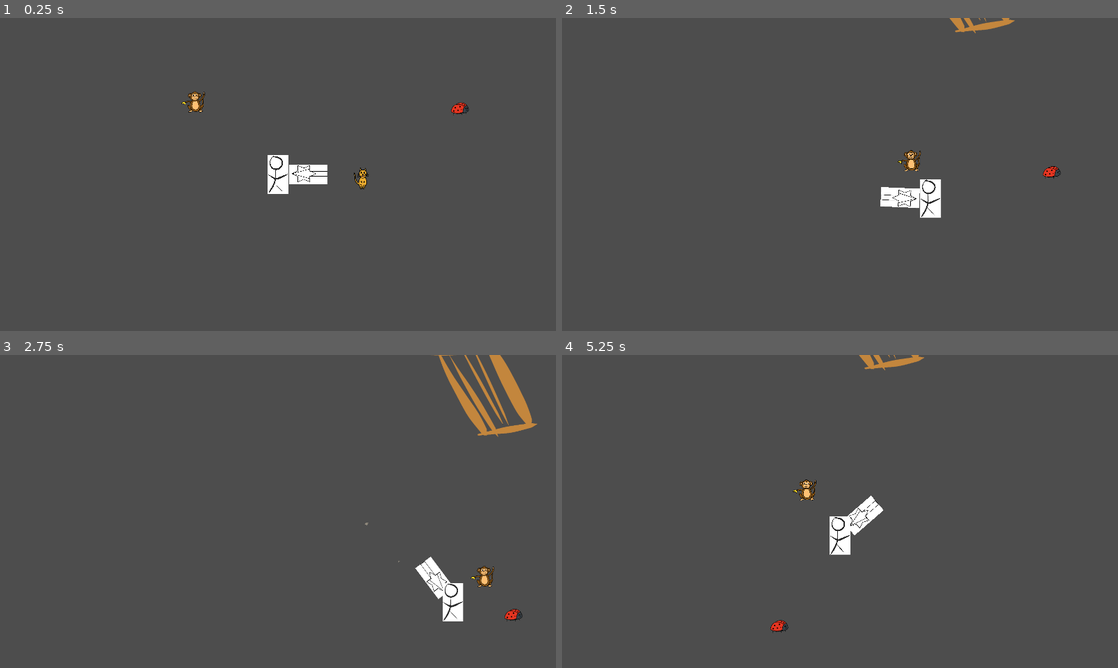
Above: before the commit, frames 1-4 (two rows, left to right).
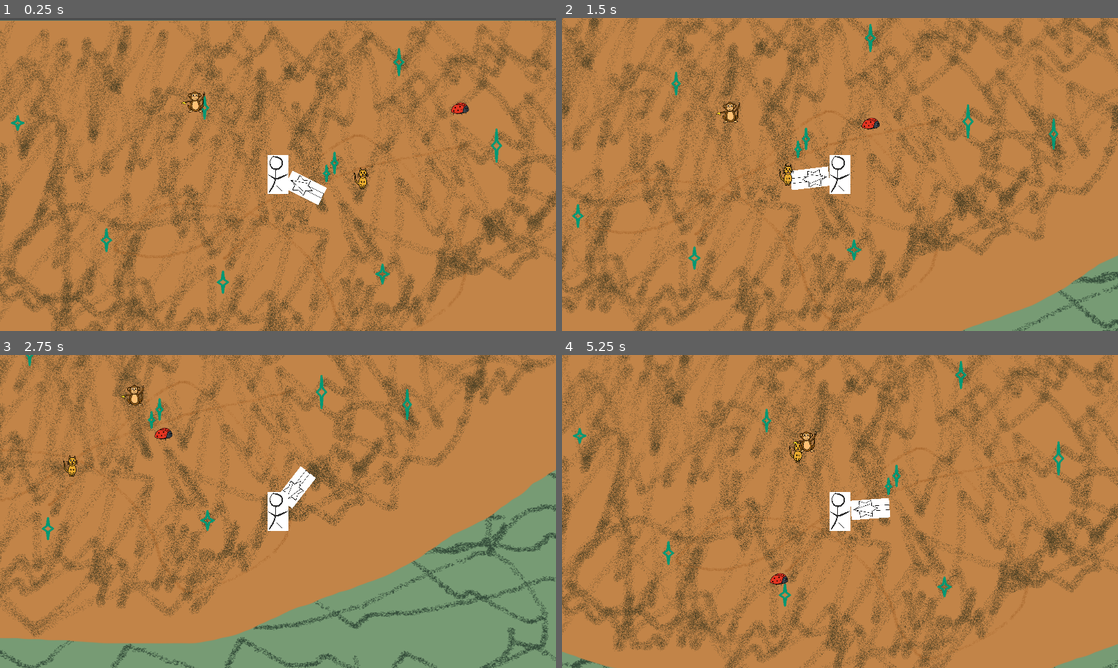
Above: after the commit, the same moments.

Repository: GeordieTomo/ludum-dare-58
Game: Godot game, scene res://world.tscn
Two runs of this game, one before a commit and one after it. Both use one fixed random seed, a clock stepped at 60 frames per second and the inputs below. This scene is started directly instead of the project's main scene.
Inputs (mouse positions are in pixels of both pictures, inside the frame that each line leads up to):
- Up to frame 1 (0.25 s): no input
- Up to frame 2 (1.5 s): move the mouse to (962, 158) at 0.52 s; hold D (move_right) 0.53-1.28 s; click (962, 158) at 0.67 s; move the mouse to (728, 190) at 1.27 s; hold S (move_down) from 1.28 s (still down); click (728, 190) at 1.42 s
- Up to frame 3 (2.75 s): move the mouse to (333, 442) at 2.02 s; release S (move_down) at 2.03 s; hold D (move_right) from 2.03 s (still down); click (333, 442) at 2.17 s
- Up to frame 4 (5.25 s): move the mouse to (812, 574) at 2.77 s; release D (move_right) at 2.78 s; hold W (move_up) 2.78-3.53 s; click (812, 574) at 2.92 s; move the mouse to (1006, 558) at 3.52 s; hold A (move_left) 3.53-5.03 s; click (1006, 558) at 3.67 s; move the mouse to (673, 464) at 4.27 s; click (673, 464) at 4.42 s; move the mouse to (867, 511) at 5.02 s; hold S (move_down) from 5.03 s (still down); click (867, 511) at 5.17 s

The runs differ from the first frame. In frame 1, 98% of the frame differs, in the area x 0-100%, y 0-100%; in frame 2, 100%; in frame 3, 98%; in frame 4, 99%.

Commit message:
Add backgrounds and make camera move with player

Diff:
--- /dev/null
+++ b/scripts/camera_2d.gd
@@ -0,0 +1,11 @@
+extends Camera2D
+
+
+# Called when the node enters the scene tree for the first time.
+func _ready():
+	self.make_current()
+
+
+# Called every frame. 'delta' is the elapsed time since the previous frame.
+func _process(delta):
+	pass
--- a/scripts/player.gd
+++ b/scripts/player.gd
@@ -9,9 +9,6 @@
 		$Vacuum.get_node("Sprite2D").get_node("Polygon2D").get_node("GPUParticles2D").emitting = event.pressed
 		mouse_is_pressed = event.pressed
 		$CollectionArea.set_collection_enabled(mouse_is_pressed)
-	elif event is InputEventMouseMotion:
-		var viewport_size = get_viewport().get_visible_rect().size
-		mouse_pos = event.position - viewport_size/2 # we subtract half of the view size to get coords relative to world origin
 
 func _physics_process(delta):
 	var direction = Input.get_vector("move_left", "move_right", "move_up", "move_down")
@@ -37,4 +34,5 @@
 
 # Called every frame. 'delta' is the elapsed time since the previous frame.
 func _process(delta):
-	pass
+	var viewport_size = get_viewport().get_visible_rect().size
+	mouse_pos = global_position + get_viewport().get_mouse_position() - viewport_size/2 # we subtract half of the view size to get coords relative to world origin
--- a/world.tscn
+++ b/world.tscn
@@ -6,10 +6,13 @@
 [ext_resource type="Texture2D" uid="uid://cbxgliaps3jmy" path="res://textures/VAC.png" id="4_aqk2v"]
 [ext_resource type="Texture2D" uid="uid://caheyla24vuf7" path="res://textures/animals/Cat.PNG" id="5_036b0"]
 [ext_resource type="Script" uid="uid://cgueqm1dtu30l" path="res://scripts/animal_collection_area.gd" id="5_pkg7o"]
+[ext_resource type="Script" uid="uid://bl36d02vnc1ld" path="res://scripts/camera_2d.gd" id="6_2o6r5"]
 [ext_resource type="Script" uid="uid://babvd3d5sqhh1" path="res://scripts/animal.gd" id="6_gbfbk"]
 [ext_resource type="Texture2D" uid="uid://bk3u7dt6bf3k2" path="res://textures/animals/Lbug.png" id="8_ioo17"]
 [ext_resource type="Texture2D" uid="uid://c62r4kwf718vg" path="res://textures/animals/MOnki.PNG" id="9_wse8f"]
 [ext_resource type="Texture2D" uid="uid://c8vlc4exi0krb" path="res://textures/ark.png" id="10_wse8f"]
+[ext_resource type="Texture2D" uid="uid://ci83tttrc41hb" path="res://textures/grassland.png" id="11_ic0uy"]
+[ext_resource type="Texture2D" uid="uid://c2q720wcvsvdy" path="res://textures/desert.png" id="11_k3n1d"]
 
 [sub_resource type="CanvasItemMaterial" id="CanvasItemMaterial_dwbse"]
 particles_animation = true
@@ -57,24 +60,26 @@
 [sub_resource type="RectangleShape2D" id="RectangleShape2D_aqk2v"]
 size = Vector2(76, 89)
 
-[node name="Player" type="CharacterBody2D"]
+[node name="Root" type="Node2D"]
+
+[node name="Player" type="CharacterBody2D" parent="."]
 script = ExtResource("1_fj7yv")
 
-[node name="Vacuum" type="CharacterBody2D" parent="."]
+[node name="Vacuum" type="CharacterBody2D" parent="Player"]
 
-[node name="Sprite2D" type="Sprite2D" parent="Vacuum"]
+[node name="Sprite2D" type="Sprite2D" parent="Player/Vacuum"]
 position = Vector2(126, -1)
 rotation = 1.5707964
 scale = Vector2(0.25, 0.5)
 texture = ExtResource("4_aqk2v")
 
-[node name="Polygon2D" type="Polygon2D" parent="Vacuum/Sprite2D"]
+[node name="Polygon2D" type="Polygon2D" parent="Player/Vacuum/Sprite2D"]
 clip_children = 1
 position = Vector2(7.9999866, -154)
 scale = Vector2(0.8000002, 0.4343751)
 polygon = PackedVector2Array(-170, -13.812945, 170, -18.417261, 1814.2886, -1265.6781, -1790.106, -1270.0281)
 
-[node name="GPUParticles2D" type="GPUParticles2D" parent="Vacuum/Sprite2D/Polygon2D"]
+[node name="GPUParticles2D" type="GPUParticles2D" parent="Player/Vacuum/Sprite2D/Polygon2D"]
 material = SubResource("CanvasItemMaterial_dwbse")
 position = Vector2(-4.9999995, -13.812947)
 scale = Vector2(0.99999994, 1)
@@ -84,74 +89,85 @@
 speed_scale = 1.33
 process_material = SubResource("ParticleProcessMaterial_ioo17")
 
-[node name="RayCast2D" type="RayCast2D" parent="Vacuum/Sprite2D"]
+[node name="RayCast2D" type="RayCast2D" parent="Player/Vacuum/Sprite2D"]
 position = Vector2(4.000022, 252)
 rotation = -1.5707964
 scale = Vector2(2, 4)
 target_position = Vector2(500, 0)
 
-[node name="Sprite2D" type="Sprite2D" parent="."]
+[node name="Sprite2D" type="Sprite2D" parent="Player"]
 scale = Vector2(0.1, 0.1)
 texture = ExtResource("1_f3sb7")
 
-[node name="CollisionShape2D" type="CollisionShape2D" parent="."]
+[node name="CollisionShape2D" type="CollisionShape2D" parent="Player"]
 position = Vector2(-1.1920929e-06, -4.7683716e-06)
 scale = Vector2(10, 10)
 shape = SubResource("RectangleShape2D_fj7yv")
 disabled = true
 
-[node name="CollectionArea" type="Area2D" parent="."]
+[node name="CollectionArea" type="Area2D" parent="Player"]
 script = ExtResource("5_pkg7o")
 
-[node name="CollisionShape2D" type="CollisionShape2D" parent="CollectionArea"]
+[node name="CollisionShape2D" type="CollisionShape2D" parent="Player/CollectionArea"]
 position = Vector2(-1.1920929e-06, -4.7683716e-06)
 scale = Vector2(10, 10)
 shape = SubResource("RectangleShape2D_fj7yv")
 
-[node name="Camera2D" type="Camera2D" parent="."]
-position_smoothing_enabled = true
+[node name="Camera2D" type="Camera2D" parent="Player"]
+script = ExtResource("6_2o6r5")
 
-[node name="Node2D" type="Node2D" parent="."]
-
-[node name="Animal" type="CharacterBody2D" parent="Node2D"]
+[node name="Animal" type="CharacterBody2D" parent="."]
 position = Vector2(400, 0)
 script = ExtResource("6_gbfbk")
 
-[node name="Sprite2D" type="Sprite2D" parent="Node2D/Animal"]
+[node name="Sprite2D" type="Sprite2D" parent="Animal"]
 scale = Vector2(0.4, 0.4)
 texture = ExtResource("5_036b0")
 
-[node name="CollisionShape2D" type="CollisionShape2D" parent="Node2D/Animal"]
+[node name="CollisionShape2D" type="CollisionShape2D" parent="Animal"]
 position = Vector2(-1, 0)
 shape = SubResource("RectangleShape2D_aqk2v")
 
-[node name="Animal2" type="CharacterBody2D" parent="Node2D"]
+[node name="Animal2" type="CharacterBody2D" parent="."]
 position = Vector2(800, -300)
 script = ExtResource("6_gbfbk")
 kind = 1
 
-[node name="Sprite2D" type="Sprite2D" parent="Node2D/Animal2"]
+[node name="Sprite2D" type="Sprite2D" parent="Animal2"]
 scale = Vector2(0.4, 0.4)
 texture = ExtResource("8_ioo17")
 
-[node name="CollisionShape2D" type="CollisionShape2D" parent="Node2D/Animal2"]
+[node name="CollisionShape2D" type="CollisionShape2D" parent="Animal2"]
 position = Vector2(1, -2.5)
 shape = SubResource("RectangleShape2D_aqk2v")
 
-[node name="Animal3" type="CharacterBody2D" parent="Node2D"]
+[node name="Animal3" type="CharacterBody2D" parent="."]
 position = Vector2(-399, -327)
 script = ExtResource("6_gbfbk")
+kind = 6
 
-[node name="Sprite2D" type="Sprite2D" parent="Node2D/Animal3"]
+[node name="Sprite2D" type="Sprite2D" parent="Animal3"]
 scale = Vector2(0.3, 0.3)
 texture = ExtResource("9_wse8f")
 
-[node name="CollisionShape2D" type="CollisionShape2D" parent="Node2D/Animal3"]
+[node name="CollisionShape2D" type="CollisionShape2D" parent="Animal3"]
 position = Vector2(10, -0.5)
 shape = SubResource("RectangleShape2D_aqk2v")
 
-[node name="Node2D" type="Node2D" parent="Node2D"]
+[node name="Ark" type="Node2D" parent="."]
 
-[node name="Sprite2D" type="Sprite2D" parent="Node2D/Node2D"]
-position = Vector2(0, -1261)
+[node name="Sprite2D" type="Sprite2D" parent="Ark"]
+position = Vector2(5, -1765)
 texture = ExtResource("10_wse8f")
+
+[node name="Desert" type="Sprite2D" parent="."]
+z_index = -1
+position = Vector2(9.000061, 431)
+scale = Vector2(1.7060882, 1.5)
+texture = ExtResource("11_k3n1d")
+
+[node name="Grassland" type="Sprite2D" parent="."]
+z_index = -4
+position = Vector2(8.000061, 1106.25)
+scale = Vector2(3.4223778, 2.4490871)
+texture = ExtResource("11_ic0uy")
Not shown, added: scripts/camera_2d.gd.uid
Not shown, added: textures/desert.png.import
Binary file changed: textures/grassland.png
Not shown, added: textures/grassland.png.import
Not shown: 1 places in world.tscn that only renumber resources
